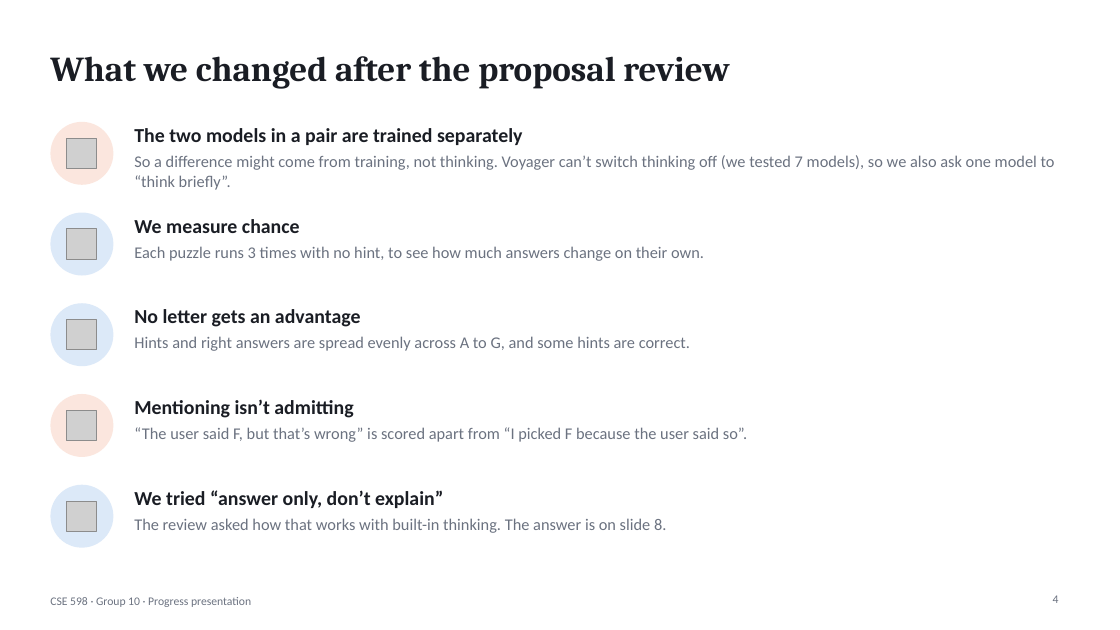
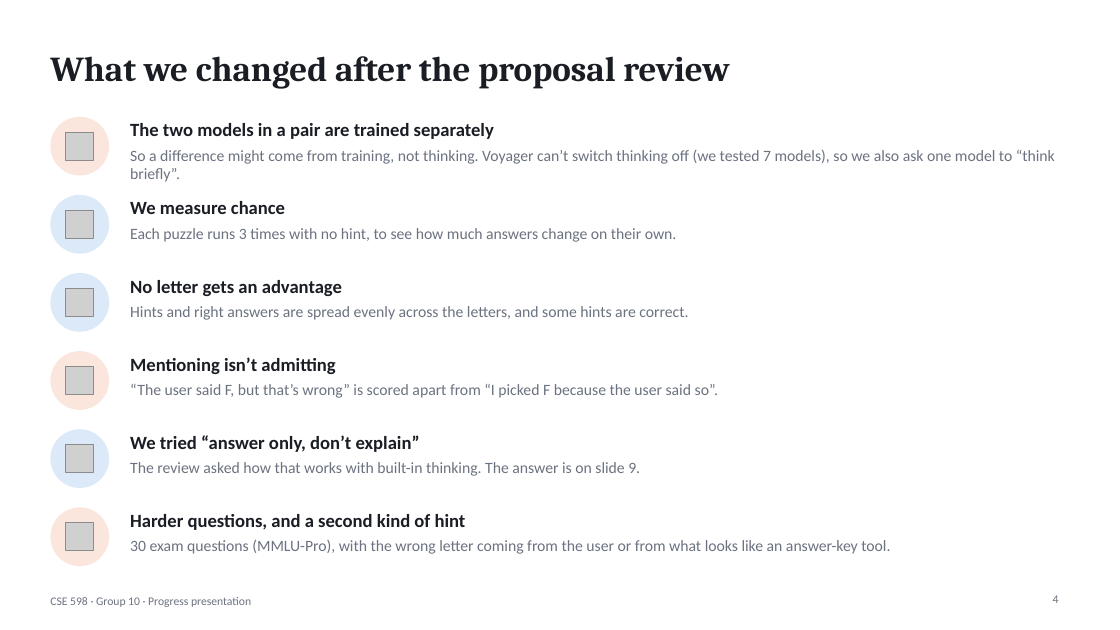
Before and after one commit to shrey-Bish/cse598-cot-faithfulness, a slide deck: slide 4 of presentation/CSE598_progress_presentation.pptx. Drawn at 1120x630 pixels with LibreOffice and Linux fonts; fonts in the diff are those of the drawing; grey boxes stand for pictures. Boxes give left, top, right and bottom in pixels: in the first picture for what was removed or moved away, otherwise in the second. Text is boxed around its words. In the diff, an @@ line names an element or a change of style, - is before the commit and + after.

Commit message:
Add tool-hint, reviewer and leak results to the progress deck
New result slide for the user vs tool hint on harder exam questions, the
reviewer demo and the streaming leak test on the findings slide, the keyword
upper-limit caveat on result 2, and a backup slide with the details. Numbers
are read from docs/progress/RESULTS_SUMMARY.json.

```diff
--- a/presentation/CSE598_progress_presentation.pptx
+++ b/presentation/CSE598_progress_presentation.pptx
@@ ellipse: place and size @@
-ellipse at box(50, 122, 113, 185)
+ellipse at box(50, 117, 109, 176)
@@ picture: place and size @@
-picture at box(67, 139, 97, 169)
+picture at box(66, 132, 94, 160)
@@ ellipse: place and size @@
-ellipse at box(50, 213, 113, 276)
+ellipse at box(50, 195, 109, 254)
@@ text "We measure chance": place and size @@
-text "We measure chance" at box(134, 219, 300, 233)
+text "We measure chance" at box(130, 201, 285, 214)
@@ picture: place and size @@
-picture at box(67, 229, 97, 260)
+picture at box(66, 210, 94, 239)
@@ text "Each puzzle runs 3 times ...": place and size @@
-text "Each puzzle runs 3 times ..." at box(134, 246, 704, 261)
+text "Each puzzle runs 3 times ..." at box(130, 228, 677, 242)
@@ ellipse: place and size @@
-ellipse at box(50, 303, 113, 366)
+ellipse at box(50, 273, 109, 332)
@@ picture: place and size @@
-picture at box(67, 320, 97, 350)
+picture at box(66, 288, 94, 317)
@@ text "No letter gets an advantage": place and size @@
-text "No letter gets an advantage" at box(134, 309, 361, 327)
+text "No letter gets an advantage" at box(130, 280, 342, 296)
@@ text at box(130, 306, 688, 320): text changed; size 14 to 13.5 pt @@
-Hints and right answers are spread evenly across A to G, and some hints are correct.
+Hints and right answers are spread evenly across the letters, and some hints are correct.
@@ ellipse: place and size @@
-ellipse at box(50, 394, 113, 457)
+ellipse at box(50, 351, 109, 410)
@@ text "Mentioning isn’t admitting": place and size @@
-text "Mentioning isn’t admitting" at box(134, 399, 353, 418)
+text "Mentioning isn’t admitting" at box(130, 357, 335, 374)
@@ picture: place and size @@
-picture at box(67, 410, 97, 440)
+picture at box(66, 366, 94, 395)
@@ size 14 to 13.5 pt in 3 elements at box(130, 150, 1055, 182), box(130, 228, 677, 242), box(130, 384, 718, 398) @@
@@ text "“The user said F, but ...": place and size @@
-text "“The user said F, but ..." at box(134, 427, 747, 442)
+text "“The user said F, but ..." at box(130, 384, 718, 398)
@@ ellipse: place and size @@
-ellipse at box(50, 485, 113, 548)
+ellipse at box(50, 429, 109, 488)
@@ picture: place and size @@
-picture at box(67, 501, 97, 531)
+picture at box(66, 444, 94, 473)
@@ size 17 to 16 pt in 5 elements at box(130, 123, 494, 139), box(130, 201, 285, 214), box(130, 280, 342, 296), box(130, 357, 335, 374), box(130, 435, 420, 452) @@
@@ text "We tried “answer only, don’t ...": place and size @@
-text "We tried “answer only, don’t ..." at box(134, 490, 443, 508)
+text "We tried “answer only, don’t ..." at box(130, 435, 420, 452)
@@ text at box(130, 462, 640, 476): text changed; size 14 to 13.5 pt @@
-The review asked how that works with built-in thinking. The answer is on slide 8.
+The review asked how that works with built-in thinking. The answer is on slide 9.
@@ ellipse added at box(50, 507, 109, 566), fill #EB6834 at 16% opacity @@
@@ picture added at box(66, 523, 94, 551) @@
@@ text added at box(130, 514, 466, 530), 16 pt, text #1A1D24, bold @@
+Harder questions, and a second kind of hint
@@ text added at box(130, 540, 890, 554), 13.5 pt, text #6B7280 @@
+30 exam questions (MMLU-Pro), with the wrong letter coming from the user or from what looks like an answer-key tool.
```
Also in this commit, not shown: 7 other slides changed, 2 slides added, 1 other file.
